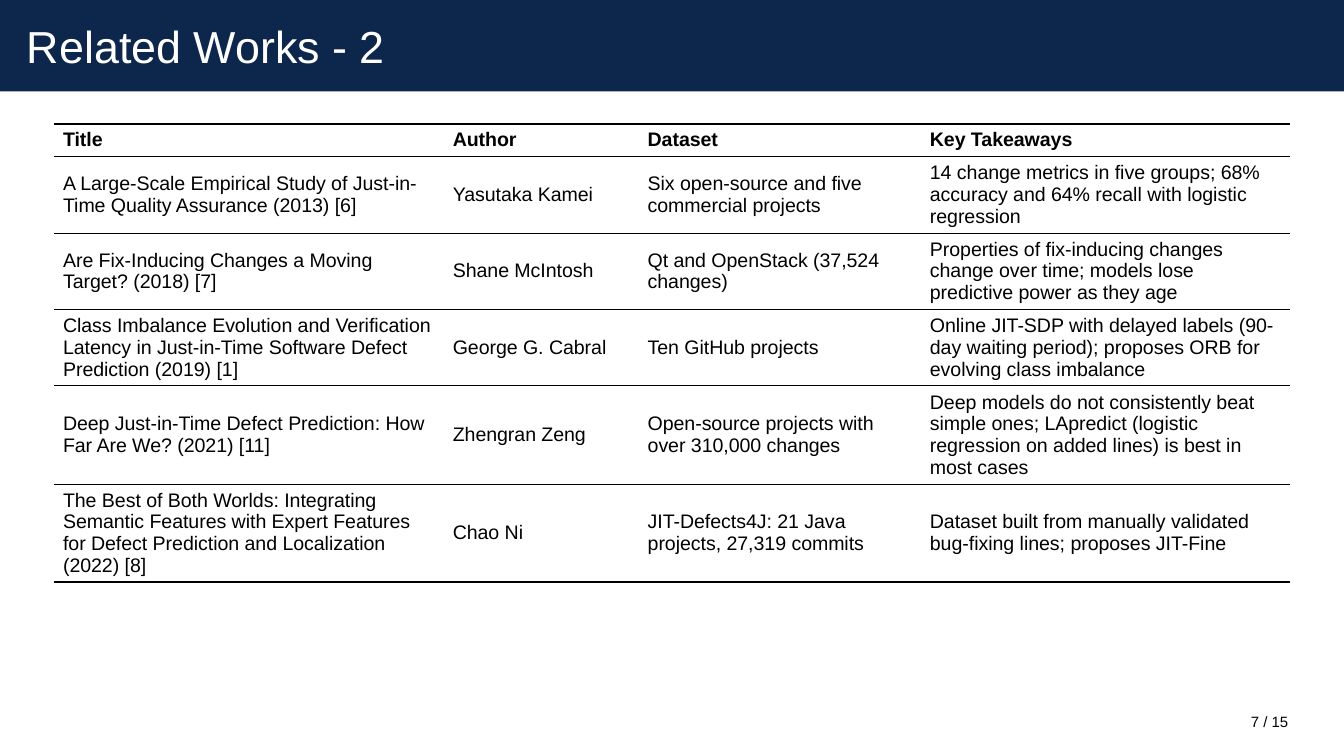
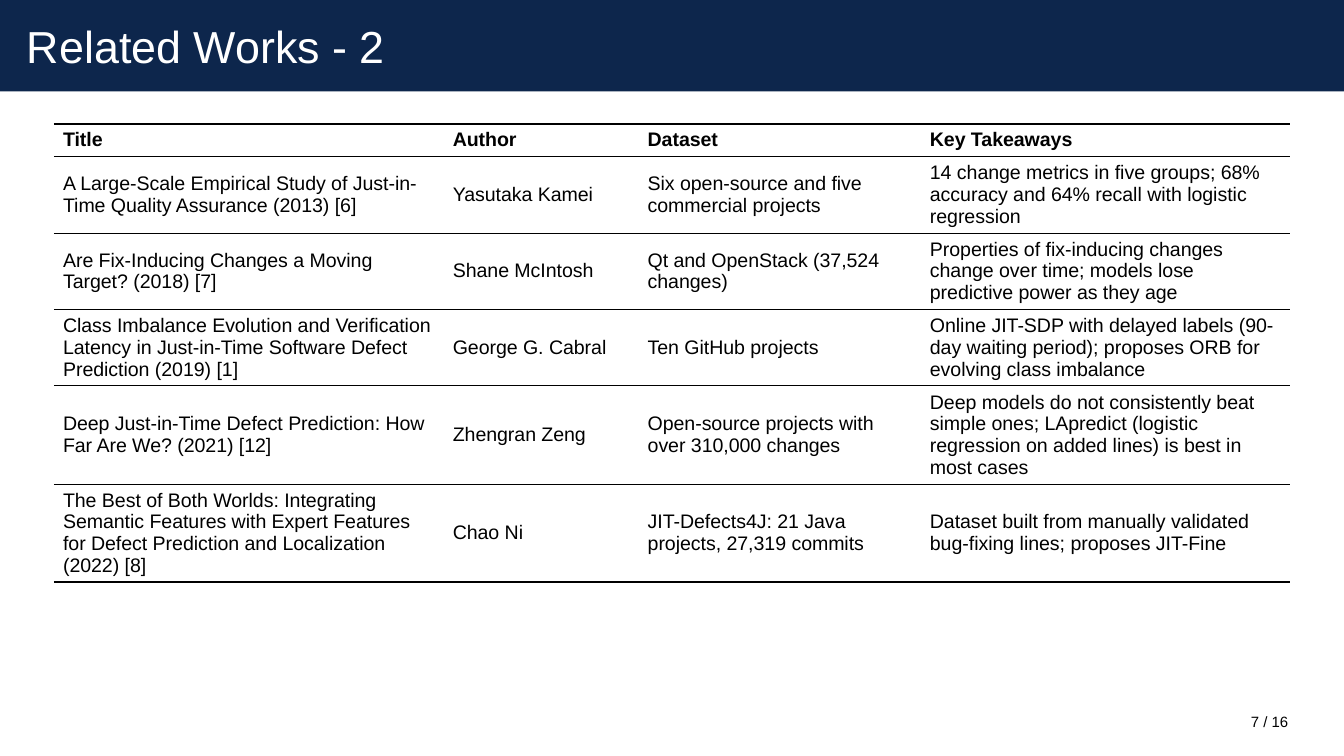
Before and after one commit to itz-puneet/thesis-later, a slide deck: slide 7 of MTP 1/presentation/mtp1_presentation.pptx. Drawn at 1344x756 pixels with LibreOffice and Linux fonts; fonts in the diff are those of the drawing. Boxes give left, top, right and bottom in pixels: in the first picture for what was removed or moved away, otherwise in the second. Text is boxed around its words. In the diff, an @@ line names an element or a change of style, - is before the commit and + after.

```diff
--- a/MTP 1/presentation/mtp1_presentation.pptx
+++ b/MTP 1/presentation/mtp1_presentation.pptx
@@ table at [54, 124, 1290, 580] @@
-row 5, column 1: Deep Just-in-Time Defect Prediction: How Far Are We? (2021) [11]
+row 5, column 1: Deep Just-in-Time Defect Prediction: How Far Are We? (2021) [12]
@@ text at [1272, 716, 1289, 727]: text changed @@
-/ 15
+/ 16
```
Also in this commit, not shown: 13 other slides changed, 2 slides added, 1 slide removed, 10 other files.
